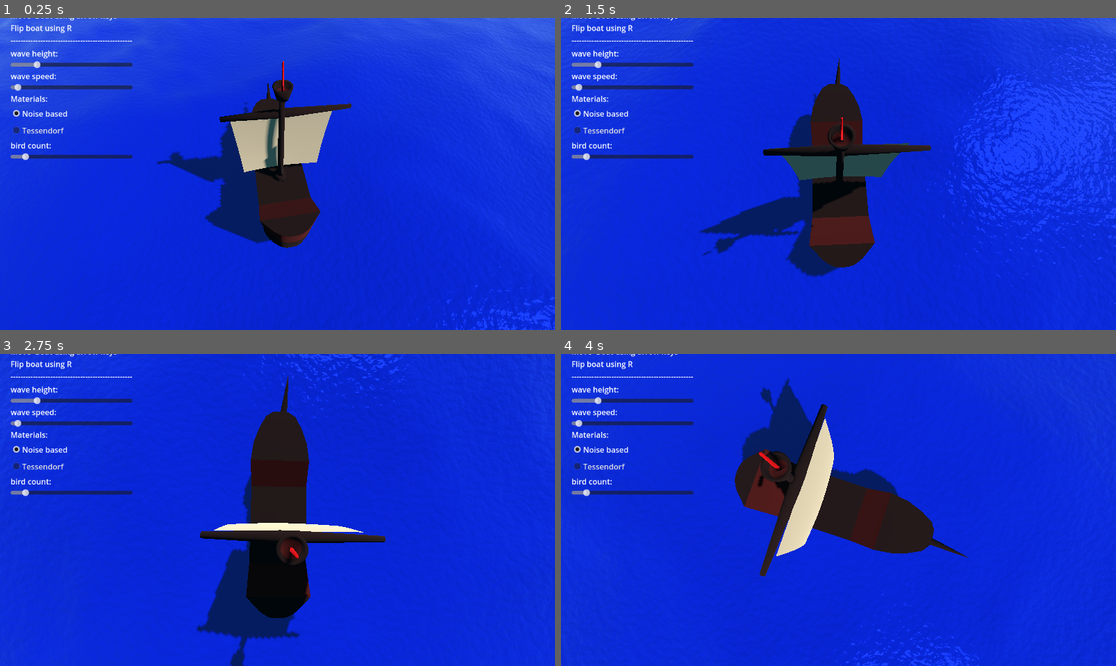
Above: before the commit, frames 1-4 (two rows, left to right).
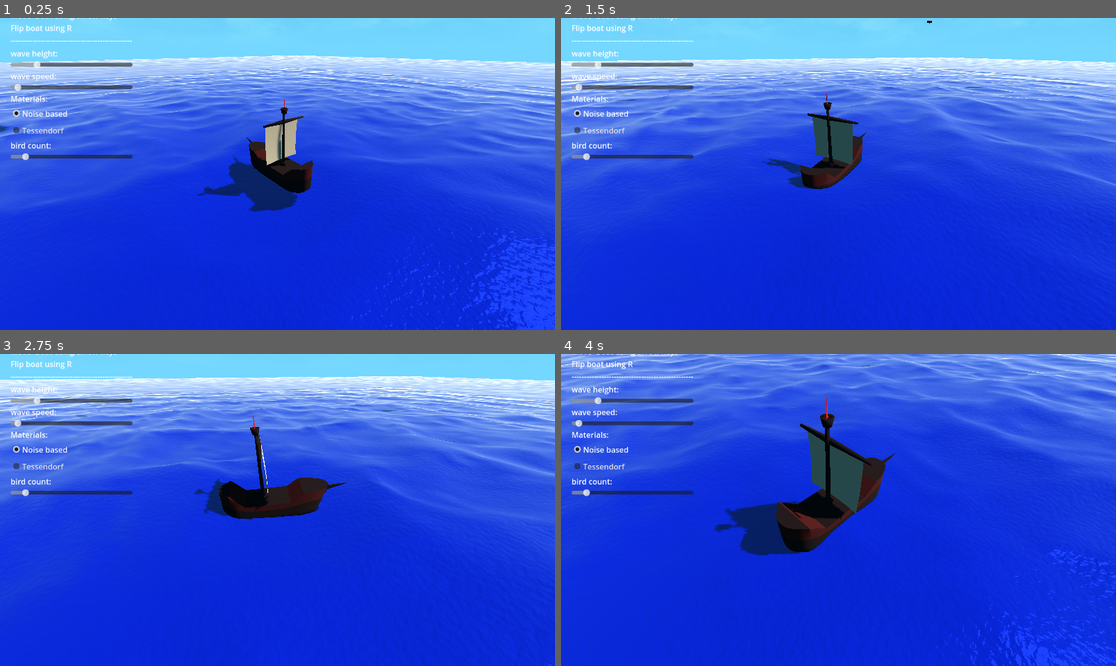
Above: after the commit, the same moments.

Repository: D0V4HKIIN/cs-341-computer-graphics-project
Game: Godot game, scene res://Main.tscn
Same seed, same stepped clock (60 frames per second), same inputs: the game is played once before the commit and once after it.
Inputs (mouse positions are in pixels of both pictures, inside the frame that each line leads up to):
- Up to frame 1 (0.25 s): no input
- Up to frame 2 (1.5 s): move the mouse to (960, 158) at 0.52 s; press the mouse at (960, 158) at 0.53 s; hold Right (boat_right) 0.53-1.28 s; move the mouse to (727, 189) at 1.27 s; release the mouse at (727, 189) at 1.28 s; hold Down (boat_back) from 1.28 s (still down); click (727, 189) at 1.35 s
- Up to frame 3 (2.75 s): move the mouse to (333, 441) at 2.02 s; release Down (boat_back) at 2.03 s; press the mouse at (333, 441) at 2.03 s; hold Right (boat_right) from 2.03 s (still down)
- Up to frame 4 (4 s): move the mouse to (810, 572) at 2.77 s; release Right (boat_right) at 2.78 s; release the mouse at (810, 572) at 2.78 s; hold Up (boat_forward) 2.78-3.53 s; click (810, 572) at 2.85 s; move the mouse to (1005, 556) at 3.52 s; press the mouse at (1005, 556) at 3.53 s; hold Left (boat_left) from 3.53 s (still down)

The runs differ from the first frame. In frame 1, 56% of the frame differs, in the area x 0-100%, y 0-100%; in frame 2, 55%; in frame 3, 52%; in frame 4, 41%.

Commit message:
bezier camera edits

Diff:
--- a/seas-341_captain_hooks_black_pearl/Main.tscn
+++ b/seas-341_captain_hooks_black_pearl/Main.tscn
@@ -43,6 +43,7 @@
 
 [node name="Camera3D" type="Camera3D" parent="."]
 transform = Transform3D(1, 0, 0, 0, 0.820681, 0.571387, 0, -0.571387, 0.820681, 0, 17.3083, 21.6586)
+current = true
 script = ExtResource("1_far80")
 SHIFT_MULTIPLIER = 4.0
 SPEED = 4
@@ -57,11 +58,11 @@
 
 [node name="birds" parent="." instance=ExtResource("6_vrfpa")]
 transform = Transform3D(1, 0, 0, 0, 1, 0, 0, 0, 1, 0, 30, 0)
-visible = false
 
 [node name="bezier_camera" type="Camera3D" parent="."]
+transform = Transform3D(1, 0, 0, 0, 1, 0, 0, 0, 1, -1.89011, 0, 0)
+current = true
 script = ExtResource("7_318bf")
 
 [node name="rotating_camera" type="Camera3D" parent="."]
-current = true
 script = ExtResource("8_h4a2x")
--- a/seas-341_captain_hooks_black_pearl/bezier_camera.gd
+++ b/seas-341_captain_hooks_black_pearl/bezier_camera.gd
@@ -3,31 +3,51 @@
 @onready var target = $"../Boat"
 
 var p0 = Vector3(10, 10, 10);
-var p1 = Vector3(20, -10, -10);
+var p1 = Vector3(20, 0, -10);
 var p2 = Vector3(-10, 20, 20);
-var p3 = Vector3(20, -10, 15);
+var p3 = Vector3(-50, 20, 10);
 var t = 0
-var speed = 0.1
+var speed = 0.09
+
+var theta = 0;
+var dtheta = 2 * PI / 200;
+var r;
 
 # Called when the node enters the scene tree for the first time.
 func _ready():
- pass;
+	r = p3.distance_to(target.position)
 
 # Called every frame. 'delta' is the elapsed time since the previous frame.
 func _process(delta):
- look_at(target.position)
- if t < 1:
-  t += speed * delta
-  position = cubic_bezier(p0, p1, p2, p3, t)
+	look_at(target.position);
+	if t < 1:
+		t += speed * delta
+		position = cubic_bezier(p0, p1, p2, p3, t)
+	else:
+		print(position, "position")
+
+			# add some rotation
+		rotateAround_bezier(target, self, r)
+
+
 
 func cubic_bezier(p0, p1, p2, p3, t):
- var q0 = interpolate(p0, p1, t)
- var q1 = interpolate(p1, p2, t)
- var q2 = interpolate(p2, p3, t)
- var r0 = interpolate(q0, q1, t)
- var r1 = interpolate(q1, q2, t)
- var s = interpolate(r0, r1, t)
- return s
+	var q0 = interpolate(p0, p1, t)
+	var q1 = interpolate(p1, p2, t)
+	var q2 = interpolate(p2, p3, t)
+	var r0 = interpolate(q0, q1, t)
+	var r1 = interpolate(q1, q2, t)
+	var s = interpolate(r0, r1, t)
+	return s
 
 func interpolate(a, b, t):
- return (1-t) * a + t * b;
+	return (1-t) * a + t * b;
+
+
+func rotateAround_bezier(center, curr, dist):
+
+	theta += dtheta;
+
+	curr.position.x = center.position.x + dist * cos(theta);
+	curr.position.z = center.position.z + dist * sin(theta);
+	print(dist)
--- a/seas-341_captain_hooks_black_pearl/water_noise_based_material.tres
+++ b/seas-341_captain_hooks_black_pearl/water_noise_based_material.tres
@@ -15,7 +15,7 @@
 render_priority = 0
 shader = ExtResource("1_whmqm")
 shader_parameter/water_displacement = Vector2(0, 0)
-shader_parameter/cpu_time = 5144.03
+shader_parameter/cpu_time = 15850.5
 shader_parameter/height_scale = 2.0
 shader_parameter/noise_frequency = 0.1
 shader_parameter/wave_speed = 0.05
